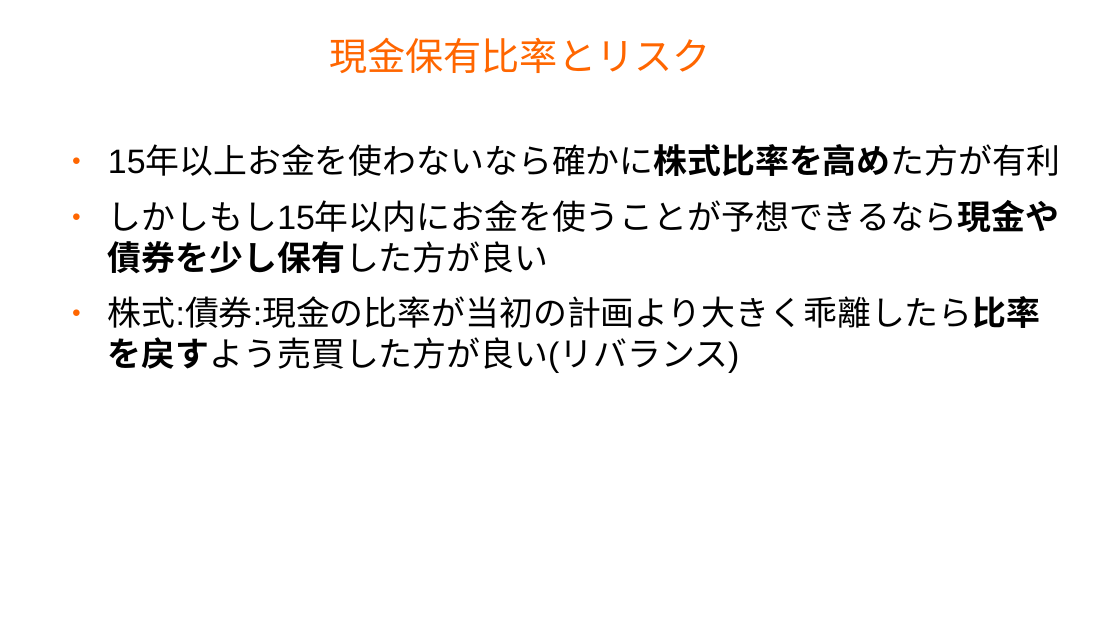
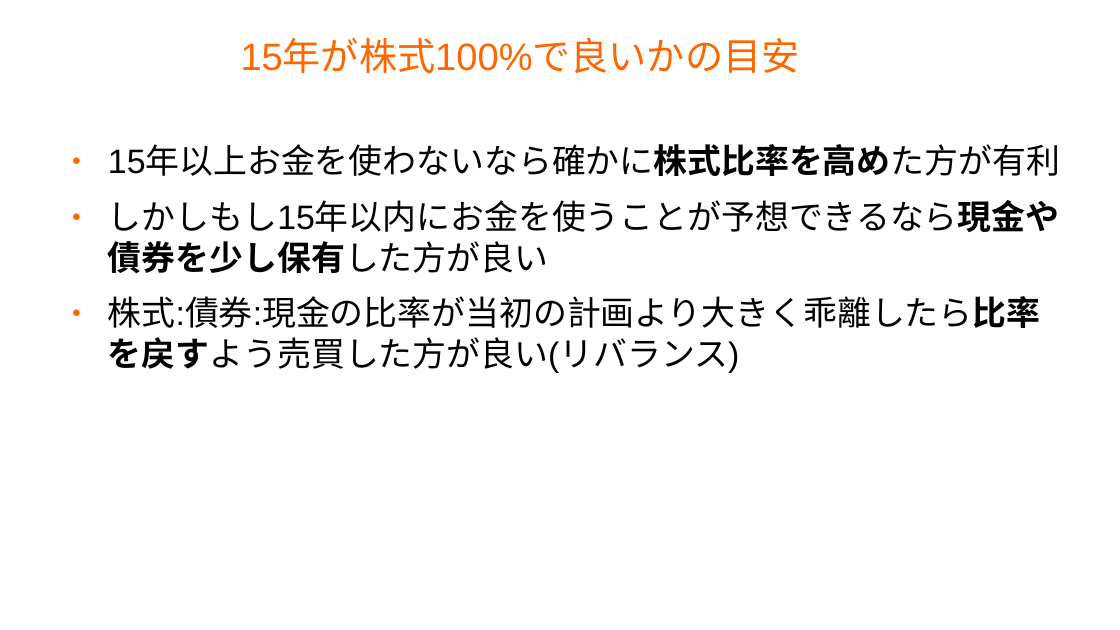
Before and after one commit to master-q/masterq-docs, a slide deck: slide 36 of presentations/20231126-invest_report/20231126-invest_report.odp (slide 35 before the commit). Drawn at 1120x630 pixels with LibreOffice and Linux fonts; fonts in the diff are those of the drawing; background and template pictures are left out. Boxes give left, top, right and bottom in pixels: in the first picture for what was removed or moved away, otherwise in the second. Text is boxed around its words. In the diff, an @@ line names an element or a change of style, - is before the commit and + after.

```diff
--- a/presentations/20231126-invest_report/20231126-invest_report.odp
+++ b/presentations/20231126-invest_report/20231126-invest_report.odp
@@ title at (241,40,800,73): text changed @@
-現金保有比率とリスク
+15年が株式100%で良いかの目安
```
Also in this commit, not shown: 16 other slides changed, 13 slides added, 3 slides removed.
